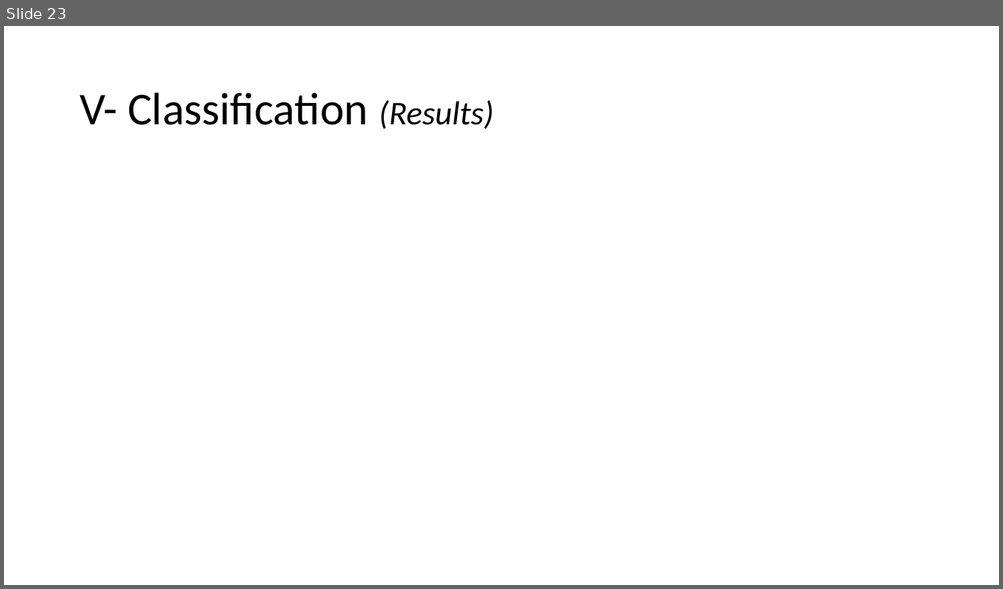
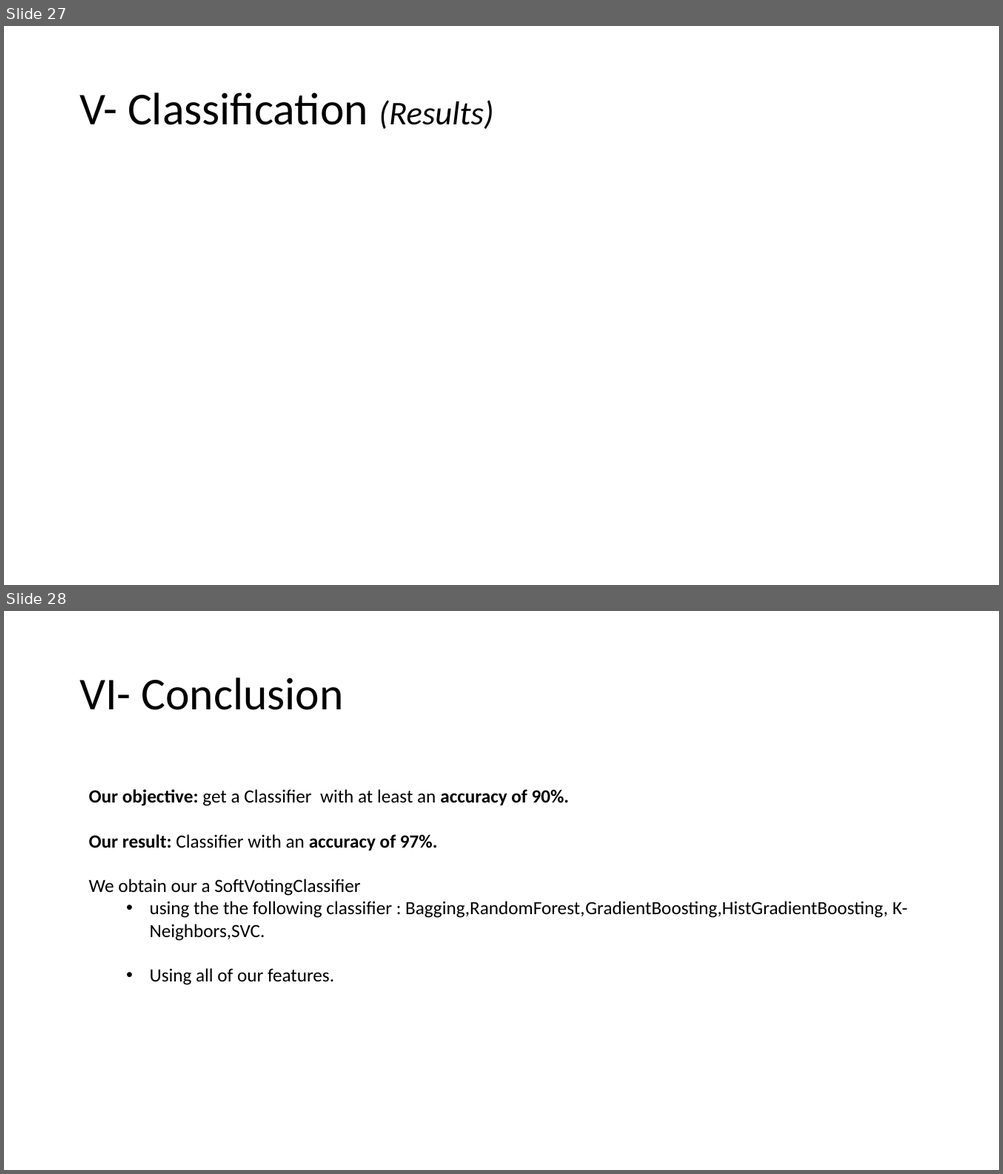
Before and after one commit to Leodespt/Projet_Python, a slide deck: Presentation_Python.pptx. Shown one above the other, each under a label of ours: slide 23 before the commit, slides 27 and 28 after it. The pictures are 1003x589 and 1003x1174 pixels, drawn with LibreOffice and Linux fonts; fonts in the diff are those of the drawing. Boxes give left, top, right and bottom in pixels: in the first picture for what was removed or moved away, otherwise in the second. Text is boxed around its words. In the diff, an @@ line names an element or a change of style, - is before the commit and + after.

```diff
--- a/Presentation_Python.pptx
+++ b/Presentation_Python.pptx
@@ slide 28 added at <box>4,611,999,1170</box>, background #FFFFFF @@
@@ title added at <box>79,678,344,710</box>, 44 pt, text #000000 @@
+VI- Conclusion
@@ text added at <box>89,789,907,985</box>, 18 pt, text #000000 @@
+Our objective: get a Classifier with at least an accuracy of 90%.
+Our result: Classifier with an accuracy of 97%.
+We obtain our a SoftVotingClassifier
+  • using the the following classifier : Bagging,RandomForest,GradientBoosting,HistGradientBoosting, K-Neighbors,SVC.
+  • Using all of our features.
@@ what was slide 23 is now slide 27 @@
```
Also in this commit, not shown: 2 slides changed, 6 other slides added, 1 slide removed, 1 other file.
